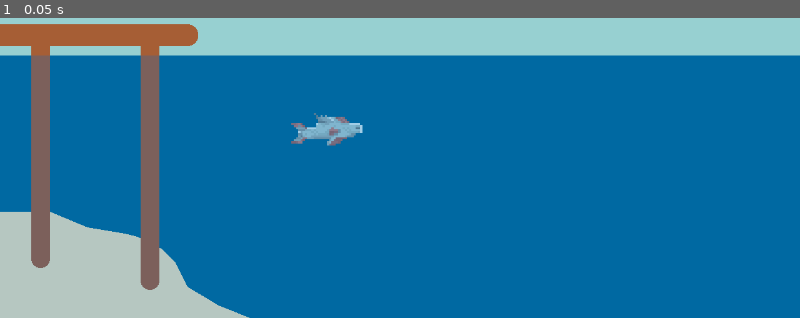
Above: before the commit, frame 1.
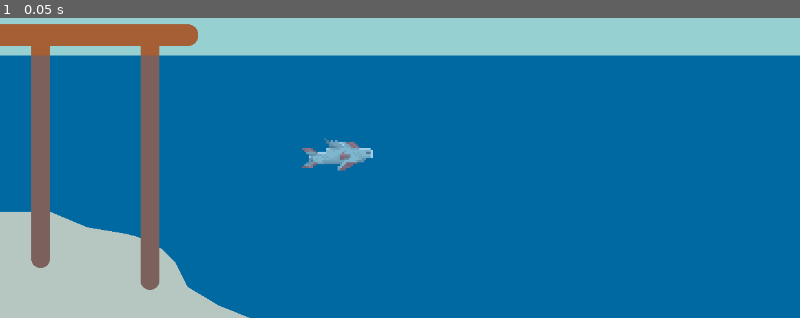
Above: after the commit, the same moment.

Repository: Sfven/something-fish-related
Game: Godot game, scene res://main.tscn
Same seed, same stepped clock (60 frames per second), same inputs: the game is played once before the commit and once after it.
Inputs:
- Up to frame 1 (0.05 s): no input

The runs differ from the first frame. In frame 1, 1.1% of the frame differs, in the area x 36-47%, y 31-51%.

Commit message:
sync

Diff:
--- a/main.tscn
+++ b/main.tscn
@@ -8,7 +8,7 @@
 script = ExtResource("1_75f32")
 
 [node name="Fish1O" type="Sprite2D" parent="."]
-position = Vector2(523.25, 421)
+position = Vector2(540, 461)
 scale = Vector2(3.54688, 3.25)
 texture = ExtResource("2_3w1ma")
 
